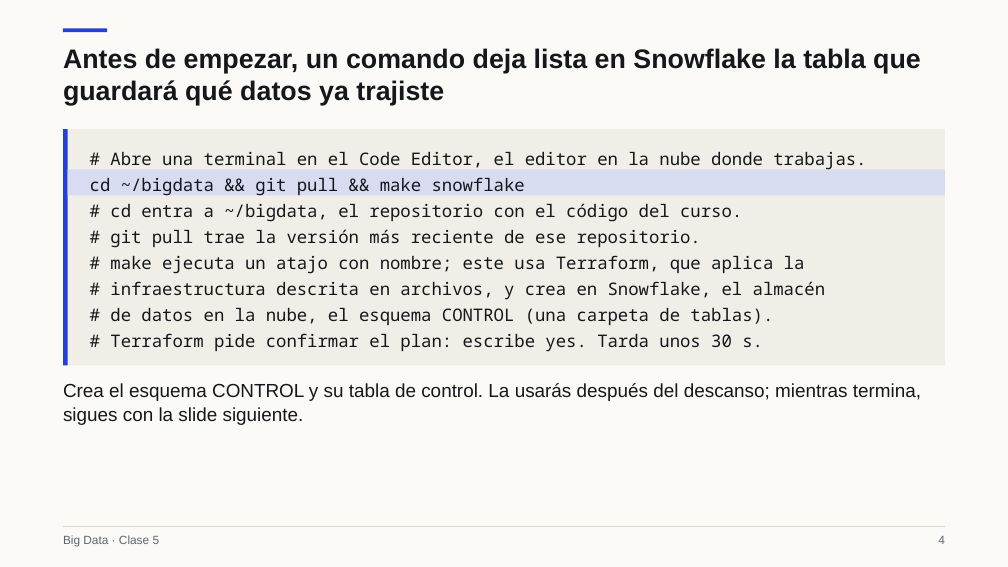
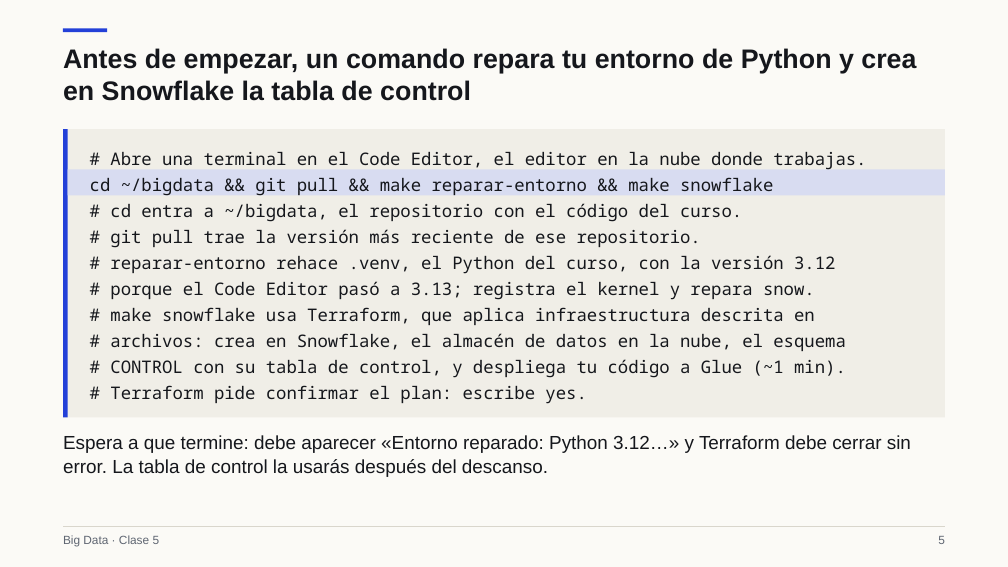
Before and after one commit to Apaezc/bigdata-udem-2026, a slide deck: slide 5 of curso/clase05/deck/slides.pptx (slide 4 before the commit). Drawn at 1008x567 pixels with LibreOffice and Linux fonts; fonts in the diff are those of the drawing. Boxes give left, top, right and bottom in pixels: in the first picture for what was removed or moved away, otherwise in the second. Text is boxed around its words. In the diff, an @@ line names an element or a change of style, - is before the commit and + after.

```diff
--- a/curso/clase05/deck/slides.pptx
+++ b/curso/clase05/deck/slides.pptx
@@ text at (x1=63, y1=48, x2=916, y2=101): text changed @@
-Antes de empezar, un comando deja lista en Snowflake la tabla que guardará qué datos ya trajiste
+Antes de empezar, un comando repara tu entorno de Python y crea en Snowflake la tabla de control
@@ rectangle resized from (x1=63, y1=129, x2=945, y2=365) to (x1=63, y1=129, x2=945, y2=417) @@
@@ rectangle resized from (x1=63, y1=129, x2=67, y2=365) to (x1=63, y1=129, x2=67, y2=417) @@
@@ text at (x1=90, y1=177, x2=773, y2=196): text changed @@
-cd ~/bigdata && git pull && make snowflake
+cd ~/bigdata && git pull && make reparar-entorno && make snowflake
@@ text at (x1=110, y1=255, x2=846, y2=404): text changed @@
-# make ejecuta un atajo con nombre; este usa Terraform, que aplica la
-# infraestructura descrita en archivos, y crea en Snowflake, el almacén
-# de datos en la nube, el esquema CONTROL (una carpeta de tablas).
-# Terraform pide confirmar el plan: escribe yes. Tarda unos 30 s.
+# reparar-entorno rehace .venv, el Python del curso, con la versión 3.12
+# porque el Code Editor pasó a 3.13; registra el kernel y repara snow.
+# make snowflake usa Terraform, que aplica infraestructura descrita en
+# archivos: crea en Snowflake, el almacén de datos en la nube, el esquema
+# CONTROL con su tabla de control, y despliega tu código a Glue (~1 min).
+# Terraform pide confirmar el plan: escribe yes.
@@ text at (x1=63, y1=435, x2=911, y2=477): text changed @@
-Crea el esquema CONTROL y su tabla de control. La usarás después del descanso; mientras termina, sigues con la slide siguiente.
+Espera a que termine: debe aparecer «Entorno reparado: Python 3.12…» y Terraform debe cerrar sin error. La tabla de control la usarás después del descanso.
@@ text at (x1=938, y1=536, x2=945, y2=544): text changed @@
-4
+5
```
Also in this commit, not shown: 38 other slides changed, 3 slides added, 5 other files.
